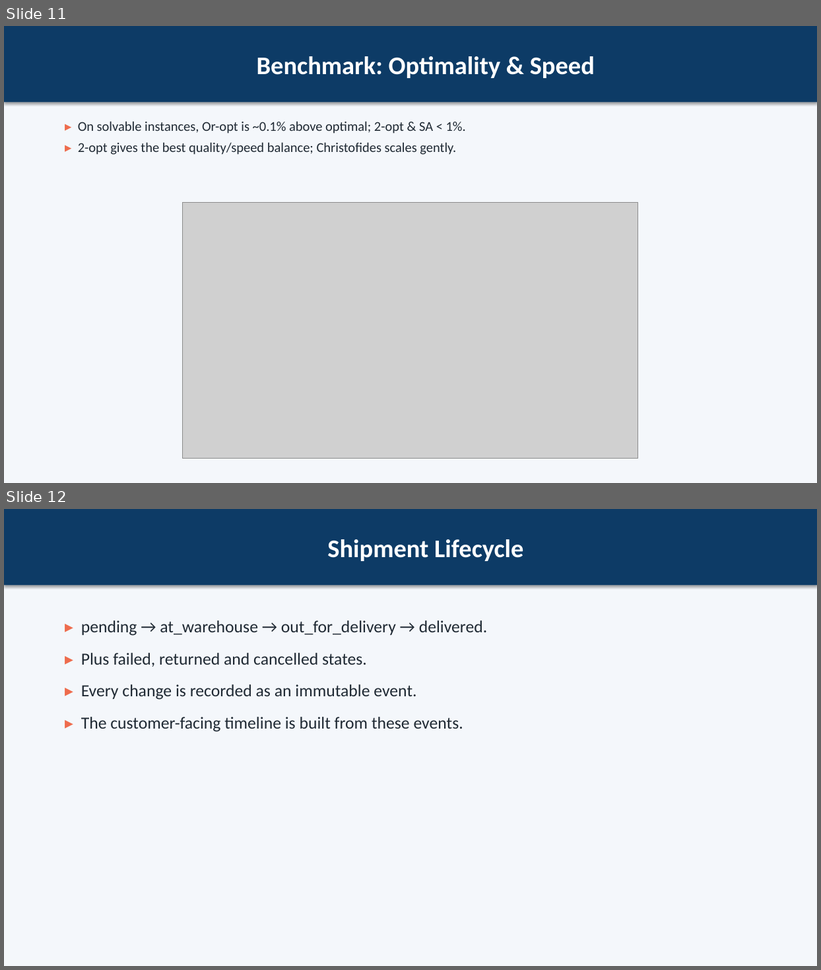
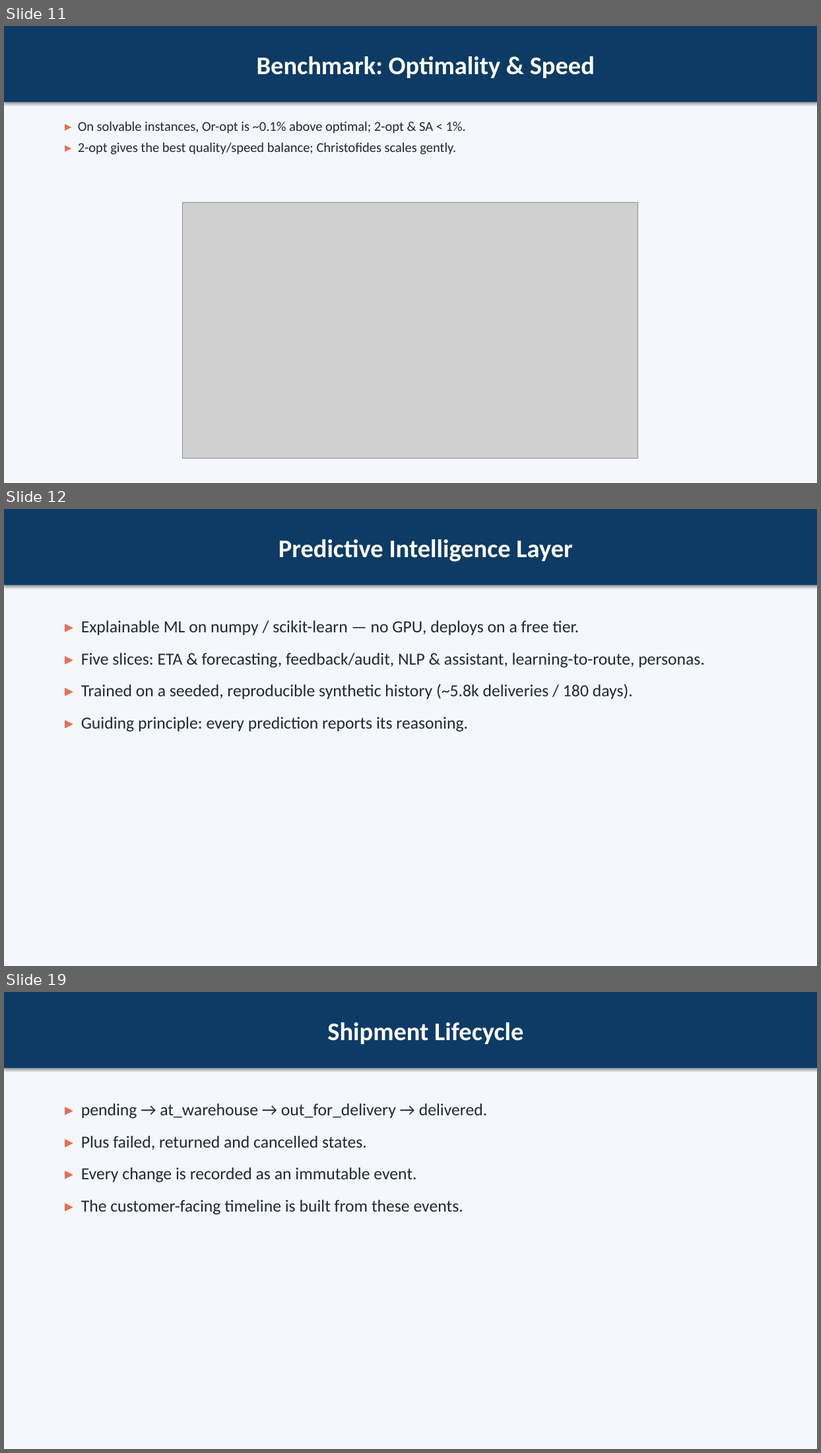
Before and after one commit to MahmoudHozayen1/CairoLogisticsAI, a slide deck: docs/presentation.pptx. Shown one above the other, each under a label of ours: slides 11 and 12 before the commit, slides 11, 12 and 19 after it; the slides between them are not shown. The pictures are 821x970 and 821x1453 pixels, drawn with LibreOffice and Linux fonts; fonts in the diff are those of the drawing; grey boxes stand for pictures. Boxes give left, top, right and bottom in pixels: in the first picture for what was removed or moved away, otherwise in the second. Text is boxed around its words. In the diff, an @@ line names an element or a change of style, - is before the commit and + after.

```diff
--- a/docs/presentation.pptx
+++ b/docs/presentation.pptx
@@ slide 12 added at (4, 509, 817, 966), background #F4F7FB @@
@@ rectangle added at (4, 509, 817, 586), fill #0D3B66, 30 pt, text #FFFFFF, bold @@
+Predictive Intelligence Layer
@@ text added at (81, 621, 705, 732), 20 pt, text #1F2933 @@
+▸ Explainable ML on numpy / scikit-learn — no GPU, deploys on a free tier.
+▸ Five slices: ETA & forecasting, feedback/audit, NLP & assistant, learning-to-route, personas.
+▸ Trained on a seeded, reproducible synthetic history (~5.8k deliveries / 180 days).
+▸ Guiding principle: every prediction reports its reasoning.
@@ what was slide 12 is now slide 19 @@
```
Also in this commit, not shown: 4 slides changed, 6 other slides added, 5 other files.
